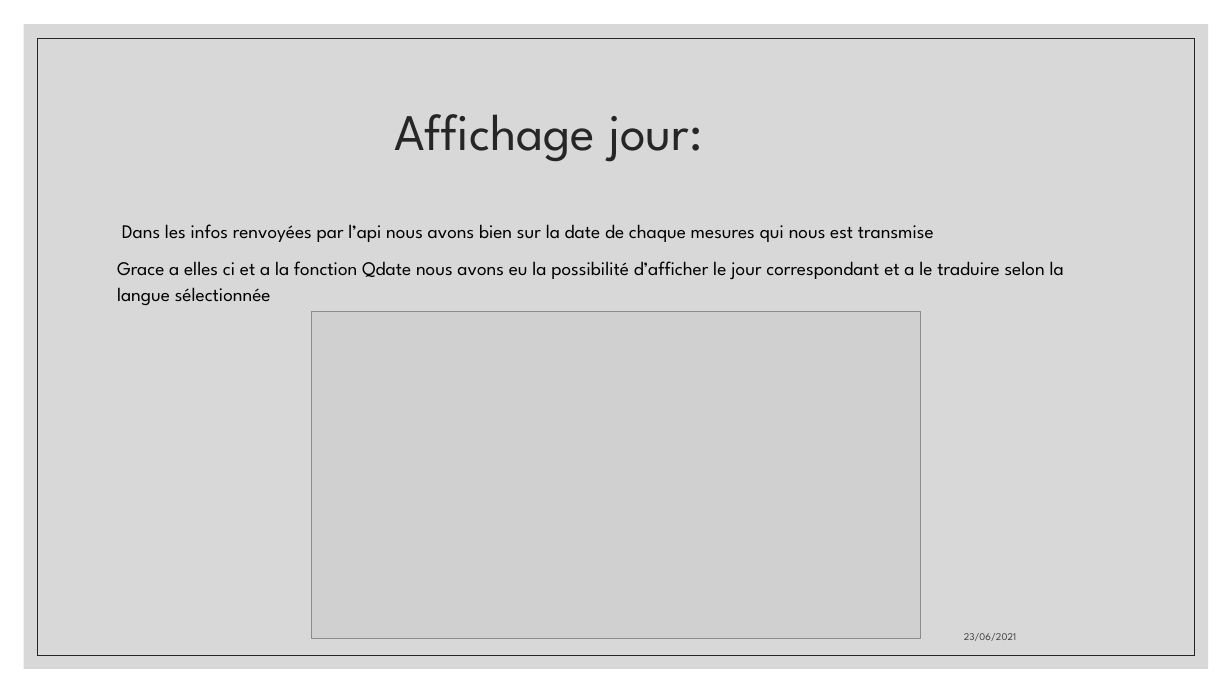
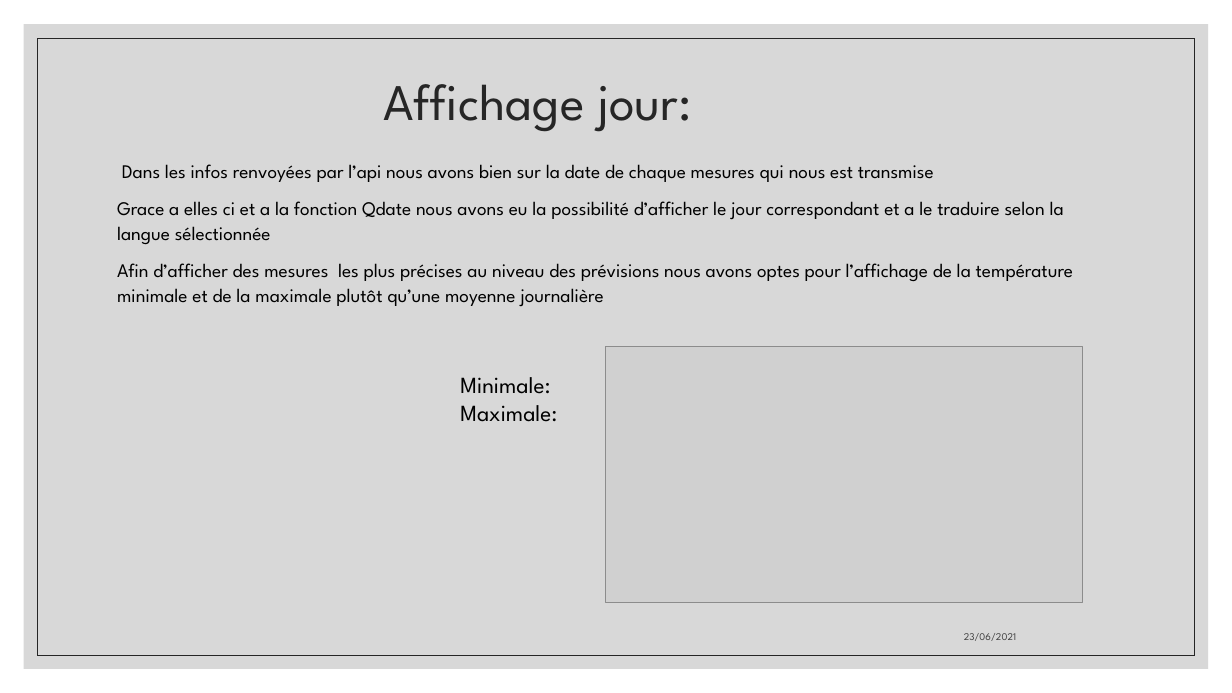
Before and after one commit to aiekick/ProjectStationMeteo, a slide deck: slide 37 of doc/StationMeteo_Soutenance_Mickael.pptx (slide 38 before the commit). Drawn at 1232x693 pixels with LibreOffice and Linux fonts; fonts in the diff are those of the drawing; grey boxes stand for pictures. Boxes give left, top, right and bottom in pixels: in the first picture for what was removed or moved away, otherwise in the second. Text is boxed around its words. In the diff, an @@ line names an element or a change of style, - is before the commit and + after.

```diff
--- a/doc/StationMeteo_Soutenance_Mickael.pptx
+++ b/doc/StationMeteo_Soutenance_Mickael.pptx
@@ title "Affichage jour:": place and size @@
-title "Affichage jour:" at (394,114,703,162)
+title "Affichage jour:" at (383,84,692,132)
@@ text "Dans les infos renvoyées par ...": place and size @@
-text "Dans les infos renvoyées par ..." at (117,224,1064,305)
+text "Dans les infos renvoyées par ..." at (117,164,1073,306)
@@ text at (117,263,1073,306): paragraph added @@
+Afin d’afficher des mesures les plus précises au niveau des prévisions nous avons optes pour l’affichage de la température minimale et de la maximale plutôt qu’une moyenne journalière
@@ picture: place and size @@
-picture at (311,311,921,639)
+picture at (605,347,1082,603)
@@ text added at (460,377,557,422), 18 pt, text #000000 @@
+Minimale:
+Maximale:
```
Also in this commit, not shown: 40 other slides changed, 2 slides added, 3 slides removed, 1 other file.
